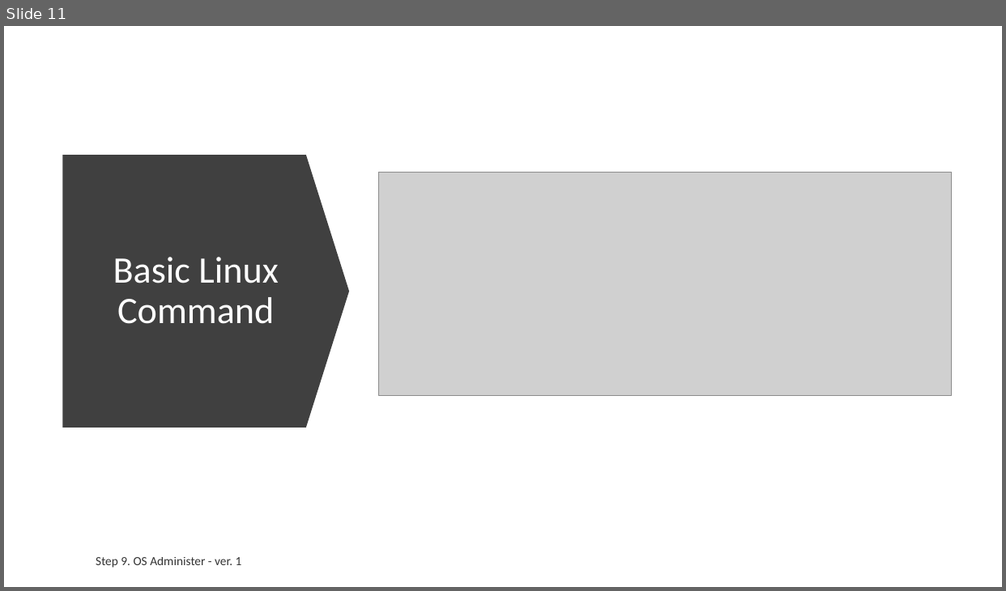
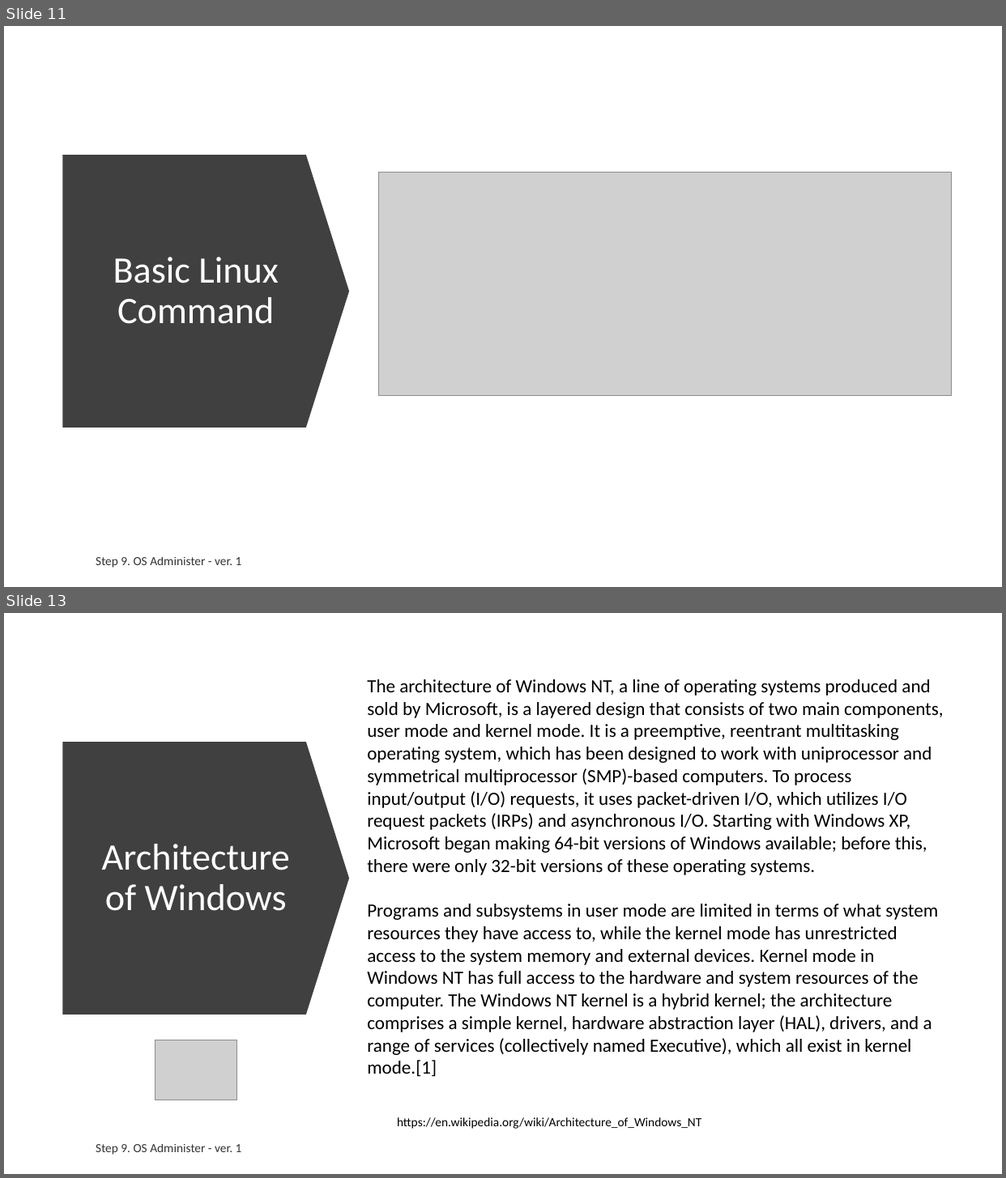
Before and after one commit to ext4dmin/DevOps-Mentorship, a slide deck: Step09-OS_Administer_speach.pptx. Shown one above the other, each under a label of ours: slide 11 before the commit, slides 11 and 13 after it; the slides between them are not shown. The pictures are 1006x591 and 1006x1178 pixels, drawn with LibreOffice and Linux fonts; fonts in the diff are those of the drawing; grey boxes stand for pictures. Boxes give left, top, right and bottom in pixels: in the first picture for what was removed or moved away, otherwise in the second. Text is boxed around its words. In the diff, an @@ line names an element or a change of style, - is before the commit and + after.

Commit message:
Step 9. OS Administer
Windows OS is Done.

```diff
--- a/Step09-OS_Administer_speach.pptx
+++ b/Step09-OS_Administer_speach.pptx
@@ slide 13 added at [4,613,1002,1174], background #FFFFFF @@
@@ text added at [367,679,943,1076], 18 pt, text #000000 @@
+The architecture of Windows NT, a line of operating systems produced and sold by Microsoft, is a layered design that consists of two main components, user mode and kernel mode. It is a preemptive, reentrant multitasking operating system, which has been designed to work with uniprocessor and symmetrical multiprocessor (SMP)-based computers. To process input/output (I/O) requests, it uses packet-driven I/O, which utilizes I/O request packets (IRPs) and asynchronous I/O. Starting with Windows XP, Microsoft began making 64-bit versions of Windows available; before this, there were only 32-bit versions of these operating systems.
+Programs and subsystems in user mode are limited in terms of what system resources they have access to, while the kernel mode has unrestricted access to the system memory and external devices. Kernel mode in Windows NT has full access to the hardware and system resources of the computer. The Windows NT kernel is a hybrid kernel; the architecture comprises a simple kernel, hardware abstraction layer (HAL), drivers, and a range of services (collectively named Executive), which all exist in kernel mode.[1]
@@ down arrow added at [63,742,350,1015], fill #404040 @@
@@ title added at [102,844,290,911], 36 pt, text #FFFFFF @@
+Architecture of Windows
@@ picture added at [155,1041,236,1101] @@
@@ text added at [397,1118,701,1129], 12 pt, text #000000 @@
+https://en.wikipedia.org/wiki/Architecture_of_Windows_NT
@@ text added at [96,1144,242,1155], 12 pt, text #000000 at 80% opacity @@
+Step 9. OS Administer - ver. 1
```
Also in this commit, not shown: 1 slide changed, 5 other slides added, 2 other files.
